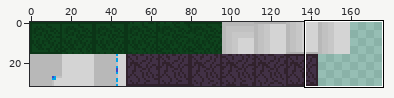
A sprite sheet gets an edit: FinalProject(Unity)/Assets/Assets/TileMaps/Unwalkable.png. Above, an overview of the earlier version with the close-up marked.
Close-up. Before the edit:
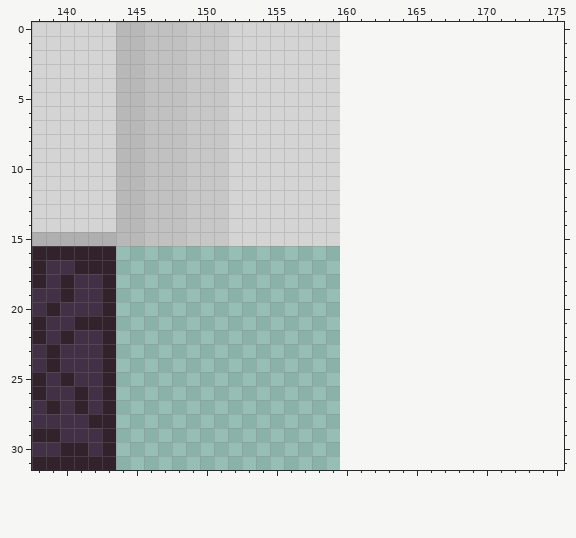
The file is 160x32 pixels. Colours within 5 levels of each other are drawn and written as one. Shown: x 138..175, y 0..31. The old version is drawn lined up with the new one, on the new canvas.
After:
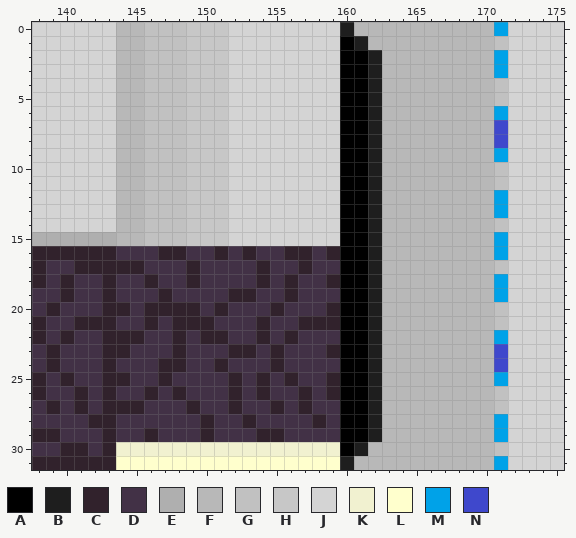
Palette (. is transparent): A #000000  B #1e1e1e  C #31222c  D #423146  E #afafaf  F #b8b8b8  G #c1c1c1  H #c7c7c7  J #d4d4d4  K #f1f1d0  L #ffffcd  M #00a2e8  N #3f48cc
Changes in this commit:
canvas 160x32 -> 176x32
Colour A now appears in row 1 at x 160; in rows 2 to 29 at x 160 to 161; in row 30 at x 160.
Colour B now appears in row 0 at x 160; in row 1 at x 161; in rows 2 to 29 at x 162; in row 30 at x 161; in row 31 at x 160.
Colour C now appears in row 16 at x 147 to 148, 151, 153, 156 to 157 and 159; in row 17 at x 144 to 145, 149, 154 and 157; in row 18 at x 146, 149, 154, 156 and 159; in row 19 at x 147, 152 to 153 and 156; in row 20 at x 144, 146 to 149, 151, 155 and 159; in row 21 at x 146, 148 to 150, 154 and 157 to 159.
Colour C now appears in row 22 at x 144 to 145, 148, 150 to 151, 154 and 156; in row 23 at x 144, 148, 152 to 153, 155 and 159; in row 24 at x 147 to 148, 151 and 155; in row 25 at x 144, 147, 152, 154, 156 and 159; in row 26 at x 146, 148, 152, 154, 157 and 159; in row 27 at x 144 to 145, 149, 152, 155 and 157.
Colour C now appears in row 28 at x 150, 153 and 158; in row 29 at x 146, 150 and 154 to 155.
Colour D now appears in row 16 at x 144 to 146, 149 to 150, 152, 154 to 155 and 158; in row 17 at x 146 to 148, 150 to 153, 155 to 156 and 158 to 159; in row 18 at x 144 to 145, 147 to 148, 150 to 153, 155 and 157 to 158; in row 19 at x 144 to 146, 148 to 151, 154 to 155 and 157 to 159; in row 20 at x 145, 150, 152 to 154 and 156 to 158; in row 21 at x 144 to 145, 147, 151 to 153 and 155 to 156.
Colour D now appears in row 22 at x 146 to 147, 149, 152 to 153, 155 and 157 to 159; in row 23 at x 145 to 147, 149 to 151, 154 and 156 to 158; in row 24 at x 144 to 146, 149 to 150, 152 to 154 and 156 to 159; in row 25 at x 145 to 146, 148 to 151, 153, 155 and 157 to 158; in row 26 at x 144 to 145, 147, 149 to 151, 153, 155 to 156 and 158; in row 27 at x 146 to 148, 150 to 151, 153 to 154, 156 and 158 to 159.
Colour D now appears in row 28 at x 144 to 149, 151 to 152, 154 to 157 and 159; in row 29 at x 144 to 145, 147 to 149, 151 to 153 and 156 to 159.
Colour F now appears in row 0 at x 161 to 170; in row 1 at x 162 to 170; in rows 2 to 29 at x 163 to 170; in row 30 at x 162 to 170; in row 31 at x 161 to 170.
Colour G now appears in row 1 at x 171; in rows 4 to 5 at x 171; in rows 10 to 11 at x 171; in row 14 at x 171; in row 17 at x 171; in rows 20 to 21 at x 171.
Colour G now appears in rows 26 to 27 at x 171; in row 30 at x 171.
Colour J now appears in rows 0 to 31 at x 172 to 175.
Colour K now appears in row 30 at x 144 to 159.
Colour L now appears in row 31 at x 144 to 159.
Colour M now appears in row 0 at x 171; in rows 2 to 3 at x 171; in row 6 at x 171; in row 9 at x 171; in rows 12 to 13 at x 171; in rows 15 to 16 at x 171.
Colour M now appears in rows 18 to 19 at x 171; in row 22 at x 171; in row 25 at x 171; in rows 28 to 29 at x 171; in row 31 at x 171.
Colour N now appears in rows 7 to 8 at x 171; in rows 23 to 24 at x 171.
Pixel boxes of the changes (left, top, right, bottom) in both close-ups:
added: (116, 22, 564, 470)
